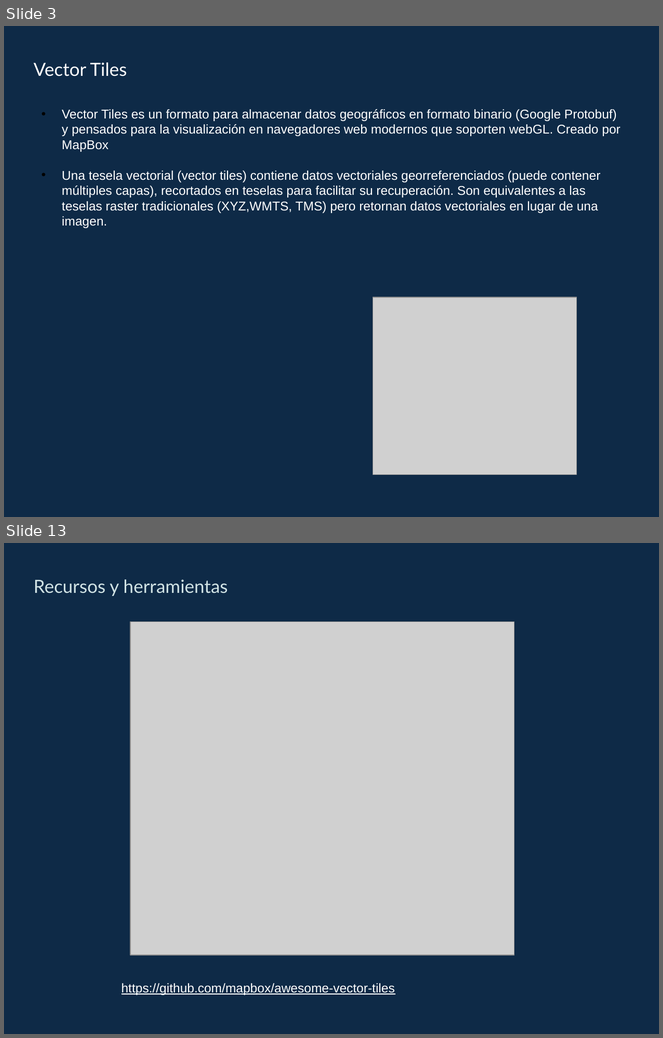
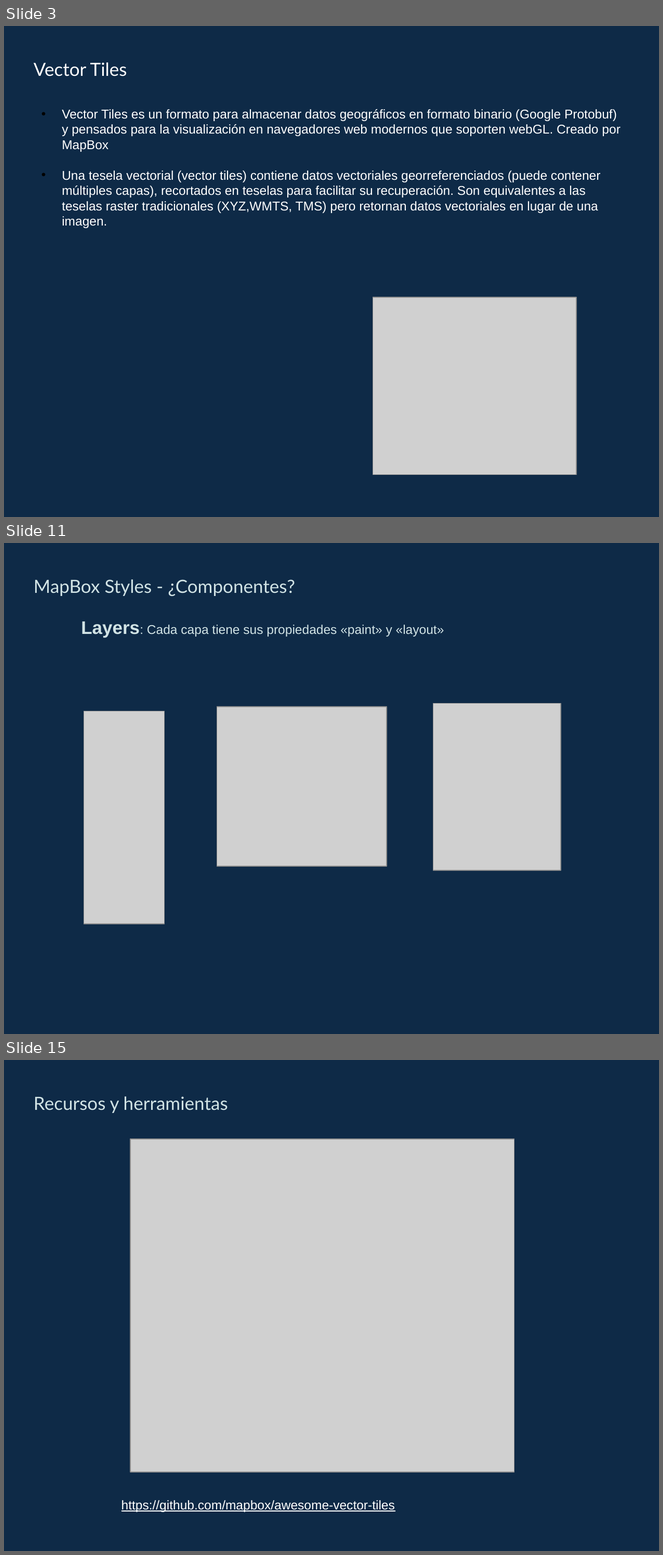
Before and after one commit to gis-master-m2/m2-geoweb, a slide deck: docs/presentacion/vector-tiles.pptx. Shown one above the other, each under a label of ours: slides 3 and 13 before the commit, slides 3, 11 and 15 after it; the slides between them are not shown. The pictures are 663x1038 and 663x1555 pixels, drawn with LibreOffice and Linux fonts; fonts in the diff are those of the drawing; grey boxes stand for pictures. Boxes give left, top, right and bottom in pixels: in the first picture for what was removed or moved away, otherwise in the second. Text is boxed around its words. In the diff, an @@ line names an element or a change of style, - is before the commit and + after.

```diff
--- a/docs/presentacion/vector-tiles.pptx
+++ b/docs/presentacion/vector-tiles.pptx
@@ slide 11 added at (4,543,659,1034), background #0E2A47 @@
@@ text added at (34,579,295,596), 20 pt, text #D1E3E5 @@
+MapBox Styles - ¿Componentes?
@@ text added at (81,622,444,638), 14 pt, text #D1E3E5 @@
+Layers: Cada capa tiene sus propiedades «paint» y «layout»
@@ picture added at (84,711,165,924) @@
@@ picture added at (217,707,387,866) @@
@@ picture added at (433,704,561,871) @@
@@ what was slide 13 is now slide 15 @@
```
Also in this commit, not shown: 9 slides changed, 2 other slides added, 1 slide removed, 20 other files.
